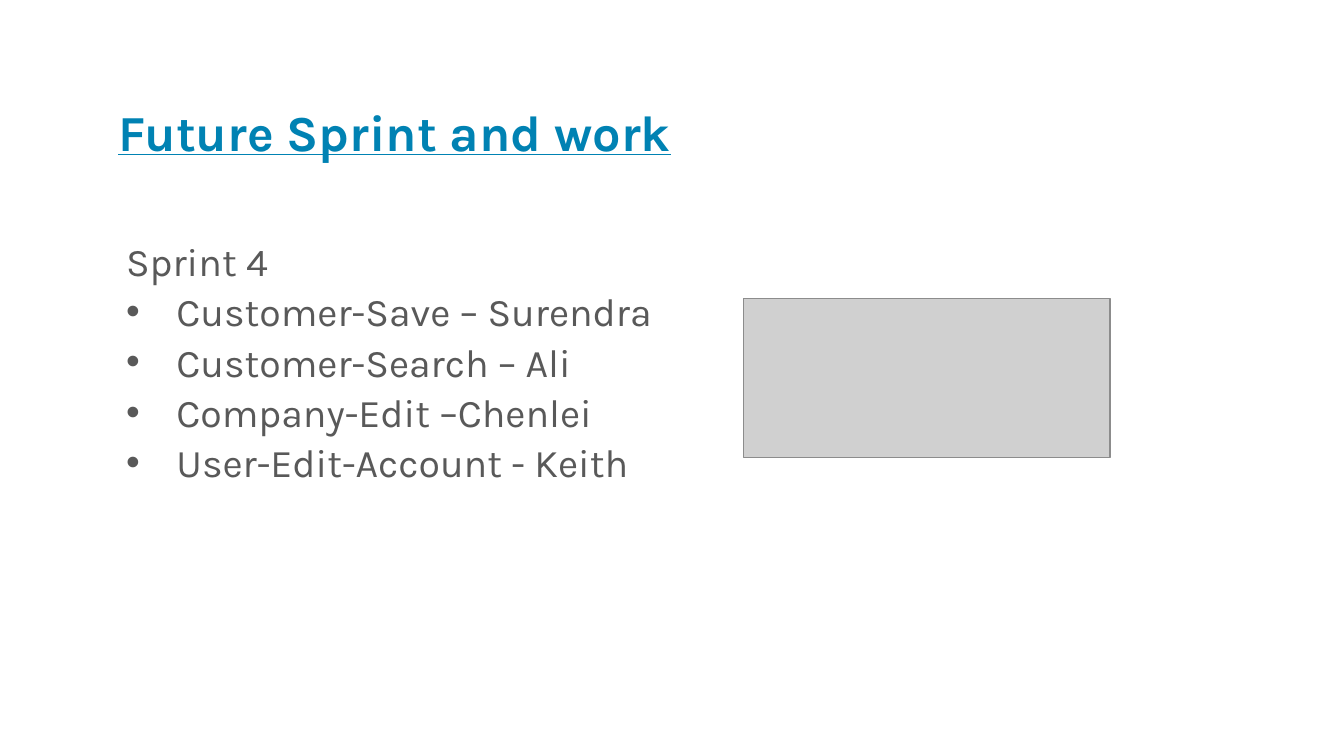
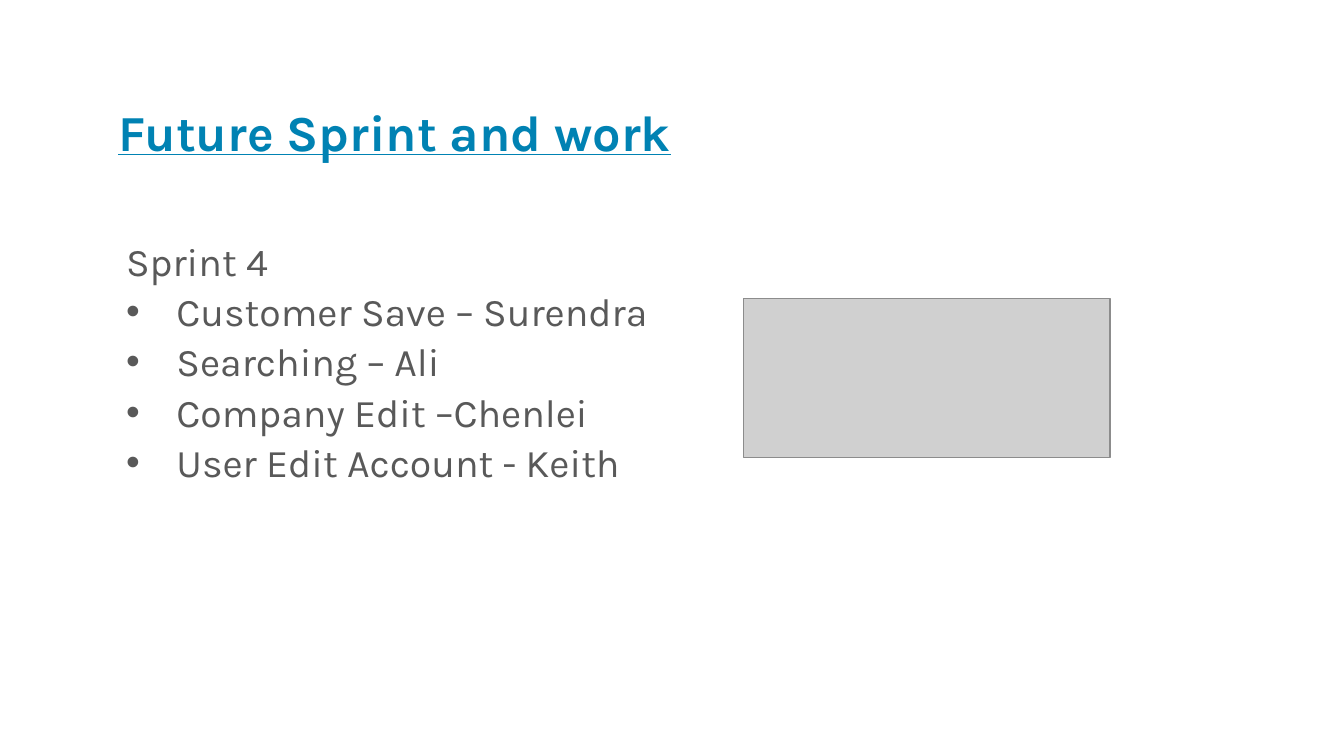
Before and after one commit to JoeyTatu/BusinessAppDev, a slide deck: slide 8 of Chenlei-- Presentation Slide.pptx. Drawn at 1344x756 pixels with LibreOffice and Linux fonts; fonts in the diff are those of the drawing; grey boxes stand for pictures; background and template pictures are left out. Boxes give left, top, right and bottom in pixels: in the first picture for what was removed or moved away, otherwise in the second. Text is boxed around its words. In the diff, an @@ line names an element or a change of style, - is before the commit and + after.

```diff
--- a/Chenlei-- Presentation Slide.pptx
+++ b/Chenlei-- Presentation Slide.pptx
@@ text at (176,299,647,478): text changed @@
-• Customer-Save – Surendra
-• Customer-Search – Ali
-• Company-Edit –Chenlei
-• User-Edit-Account - Keith
+• Customer Save – Surendra
+• Searching – Ali
+• Company Edit –Chenlei
+• User Edit Account - Keith
```
Also in this commit, not shown: 1 other slide changed.
